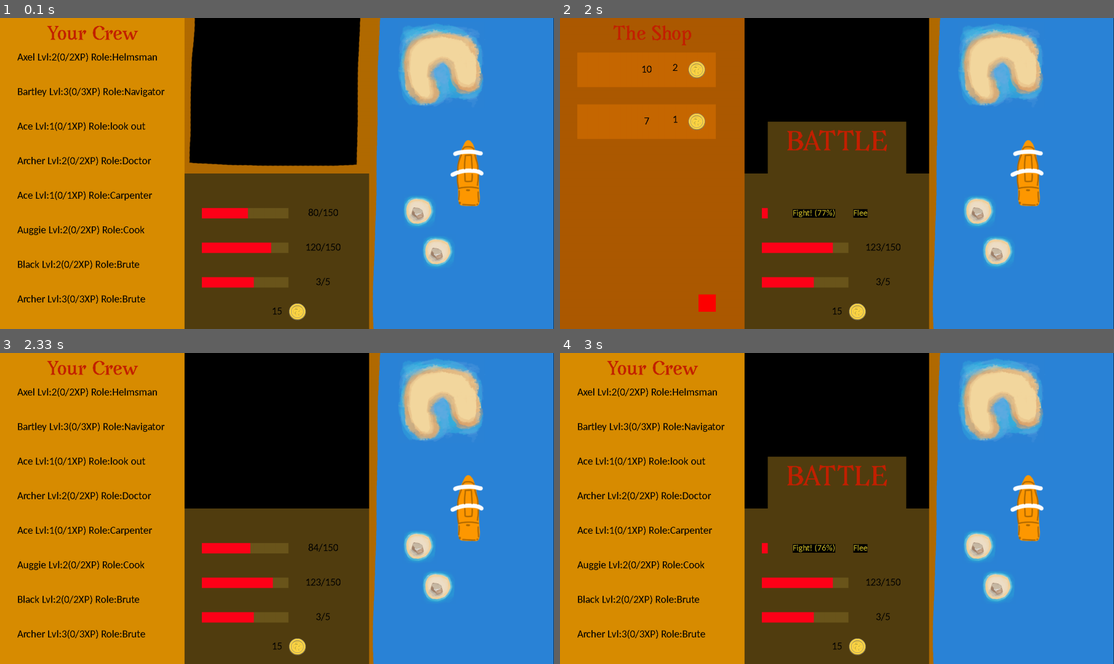
Above: before the commit, frames 1-4 (two rows, left to right).
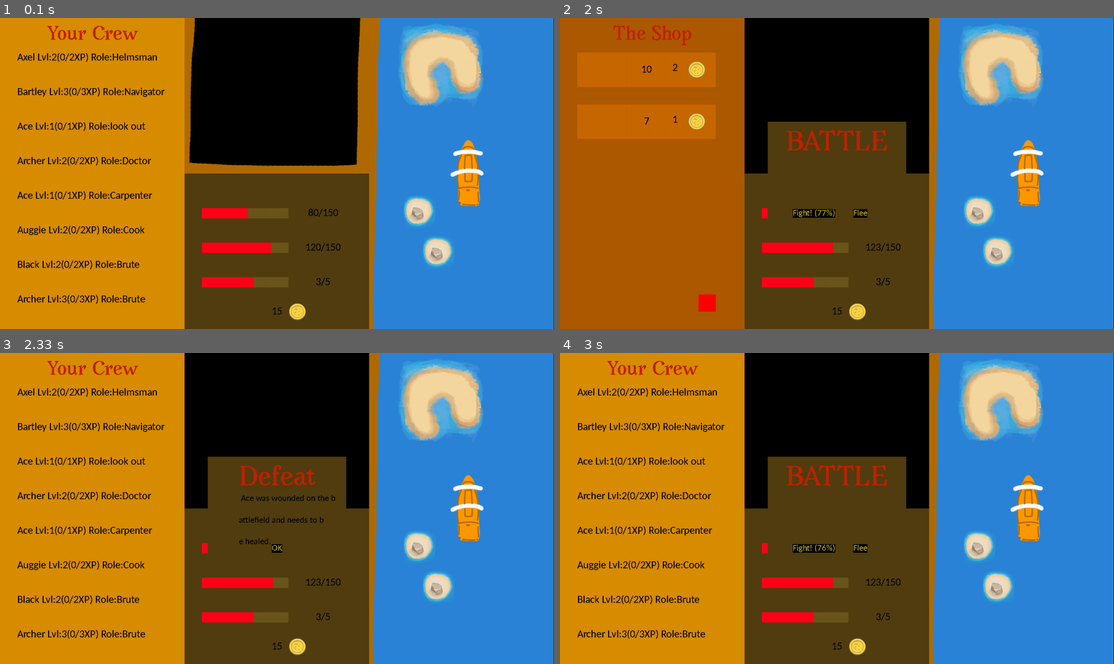
Above: after the commit, the same moments.

Repository: coffeemakingtoaster/Pyrates-pygame30
Game: pygame game, started from src/game_ui.py
Two runs of this game, one before a commit and one after it. Both use one fixed random seed, a clock stepped at 60 frames per second and the inputs below.
Inputs (mouse positions are in pixels of both pictures, inside the frame that each line leads up to):
- Up to frame 1 (0.1 s): no input
- Up to frame 2 (2 s): hold A 0.33-0.87 s; click (837, 213) at 0.95 s; hold S 1.23-1.53 s; hold A 1.57-1.97 s; tap B at 1.72 s
- Up to frame 3 (2.33 s): click (254, 548) at 2.05 s
- Up to frame 4 (3 s): hold A 2.33-2.7 s; hold A from 2.73 s (still down); tap B at 2.88 s

Frames 1-2 are identical in both runs. In frame 3, 4.8% of the frame differs, in the area x 37-63%, y 33-65%; in frame 4, nothing differs.

Commit message:
Battle now working

Diff:
--- a/src/game_ui.py
+++ b/src/game_ui.py
@@ -141,8 +141,12 @@
 
             if event.type == pygame.MOUSEBUTTONDOWN and UI_is_blocked:
                 popup.is_collide(pygame.mouse.get_pos(),screen,current_game)
+                pop_surf = popup.get_surf()
+                if pop_surf:
+                    screen.blit(pop_surf, pop_surf.get_rect(center=(800, 450)))
                 if not popup.is_active():
                     UI_is_blocked = False
+                    del popup
 
         pygame.display.flip()
 
--- a/src/ui_helper.py
+++ b/src/ui_helper.py
@@ -126,6 +126,8 @@
                  if button["button_text"]=="OK":
                      print("OK")
                      self.delete_popup(screen,game)
+                     self.surf = None
+                     self.state = False
                  elif button["button_text"]=="Battle":
                     outcome,details = game.battle(self.event_values)
                     self.delete_popup(screen,game)
